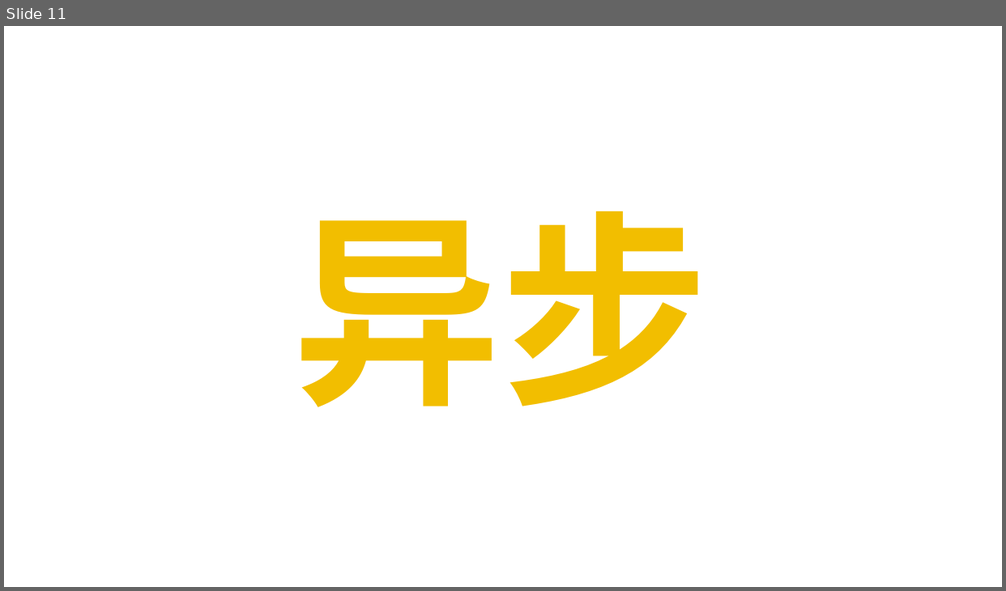
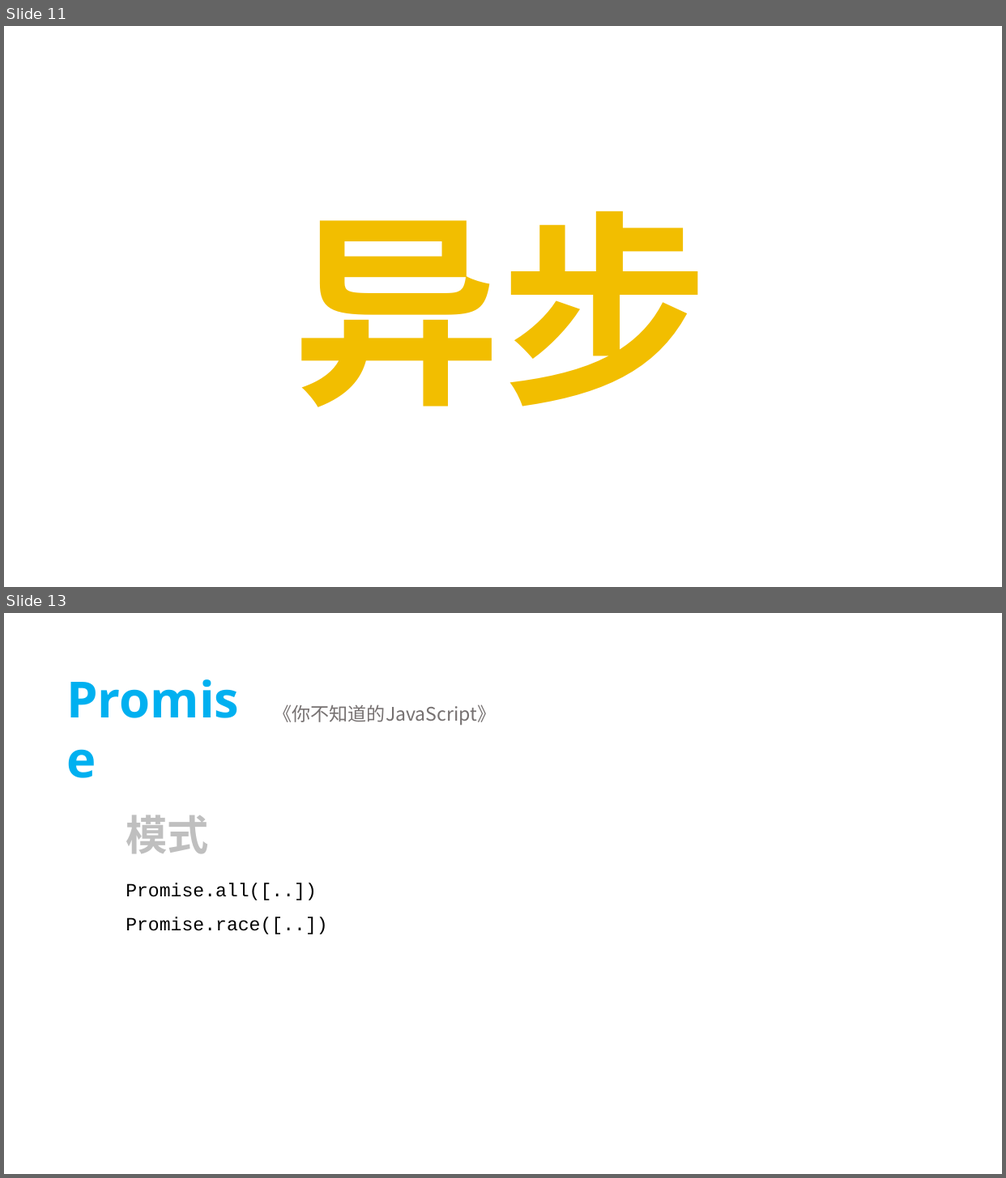
Before and after one commit to tecshuttle/interview, a slide deck: 2 前端/《你不知道的JavaScript》.pptx. Shown one above the other, each under a label of ours: slide 11 before the commit, slides 11 and 13 after it; the slides between them are not shown. The pictures are 1006x591 and 1006x1178 pixels, drawn with LibreOffice and Linux fonts; fonts in the diff are those of the drawing. Boxes give left, top, right and bottom in pixels: in the first picture for what was removed or moved away, otherwise in the second. Text is boxed around its words. In the diff, an @@ line names an element or a change of style, - is before the commit and + after.

Commit message:
《你不知道的JavaScript》：Promise学习。

```diff
--- a/2 前端/《你不知道的JavaScript》.pptx
+++ b/2 前端/《你不知道的JavaScript》.pptx
@@ slide 13 added at (4,613,1002,1174), background #FFFFFF @@
@@ text added at (59,665,266,733), 48 pt, text #00B0F0, bold @@
+Promise
@@ text added at (273,705,496,725), 18 pt, text #767171 @@
+《你不知道的JavaScript》
@@ text added at (126,815,209,854), 40 pt, text #BFBFBF, bold @@
+模式
@@ text added at (126,884,328,935), 18 pt, text #000000 @@
+Promise.all([..])
+Promise.race([..])
```
Also in this commit, not shown: 2 slides changed, 4 other slides added, 1 other file.
